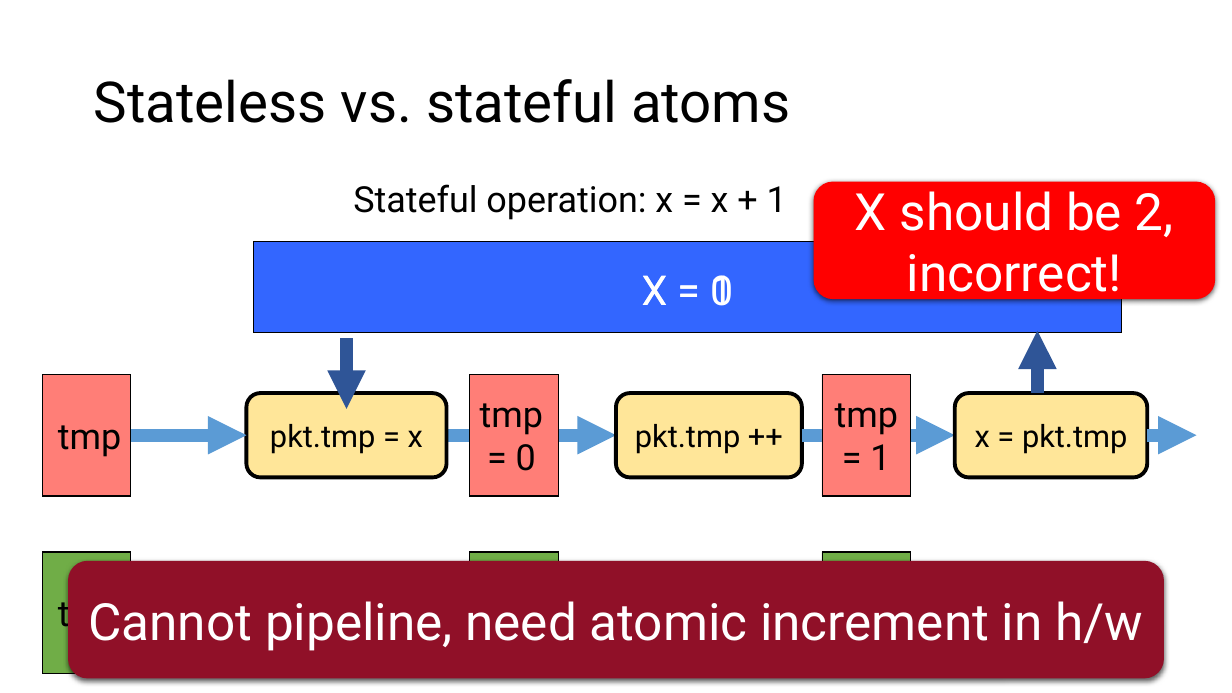
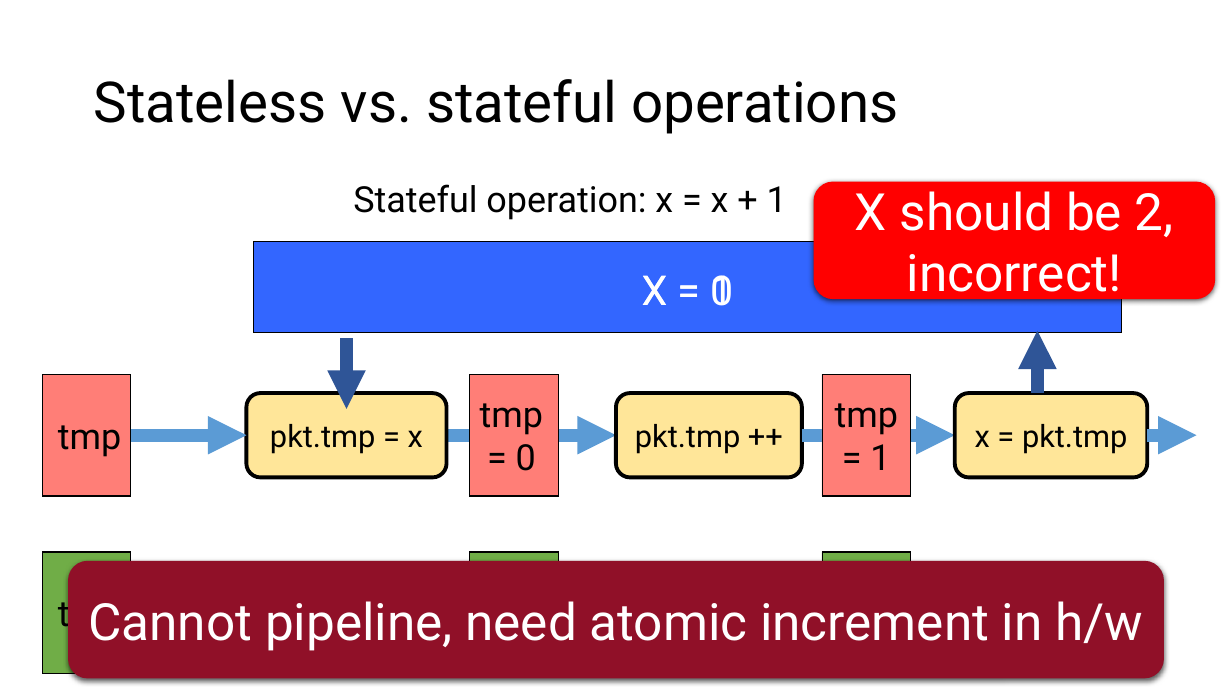
Before and after one commit to anirudhSK/pifo-domino-marple-ppts, a slide deck: slide 13 of domino_sigcomm.pptx. Drawn at 1232x693 pixels with LibreOffice and Linux fonts; fonts in the diff are those of the drawing. Boxes give left, top, right and bottom in pixels: in the first picture for what was removed or moved away, otherwise in the second. Text is boxed around its words. In the diff, an @@ line names an element or a change of style, - is before the commit and + after.

```diff
--- a/domino_sigcomm.pptx
+++ b/domino_sigcomm.pptx
@@ title at (94, 79, 898, 134): text changed @@
-Stateless vs. stateful atoms
+Stateless vs. stateful operations
```
Also in this commit, not shown: 2 other slides changed, 1 slide added, 1 other file.
